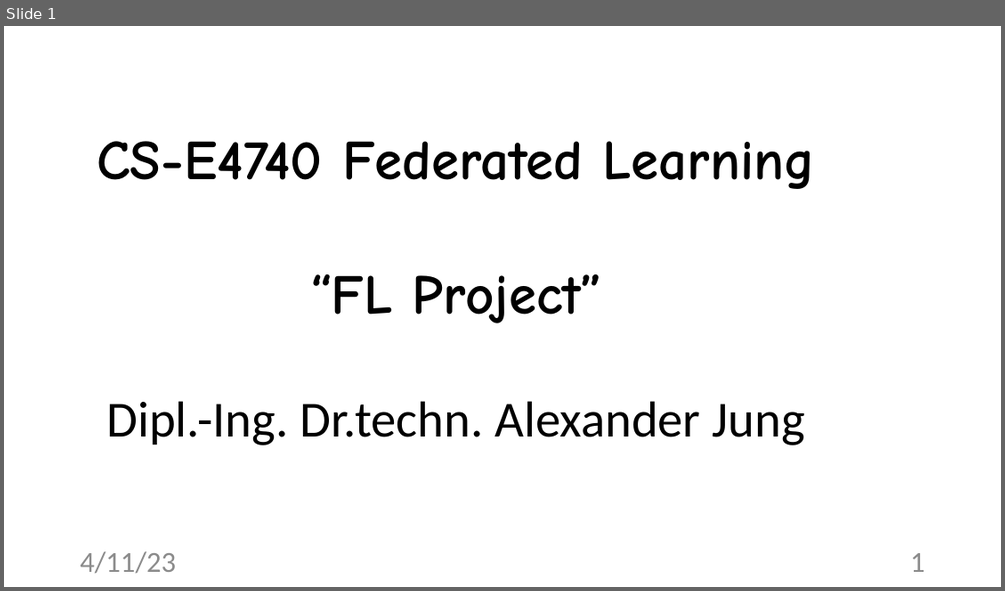
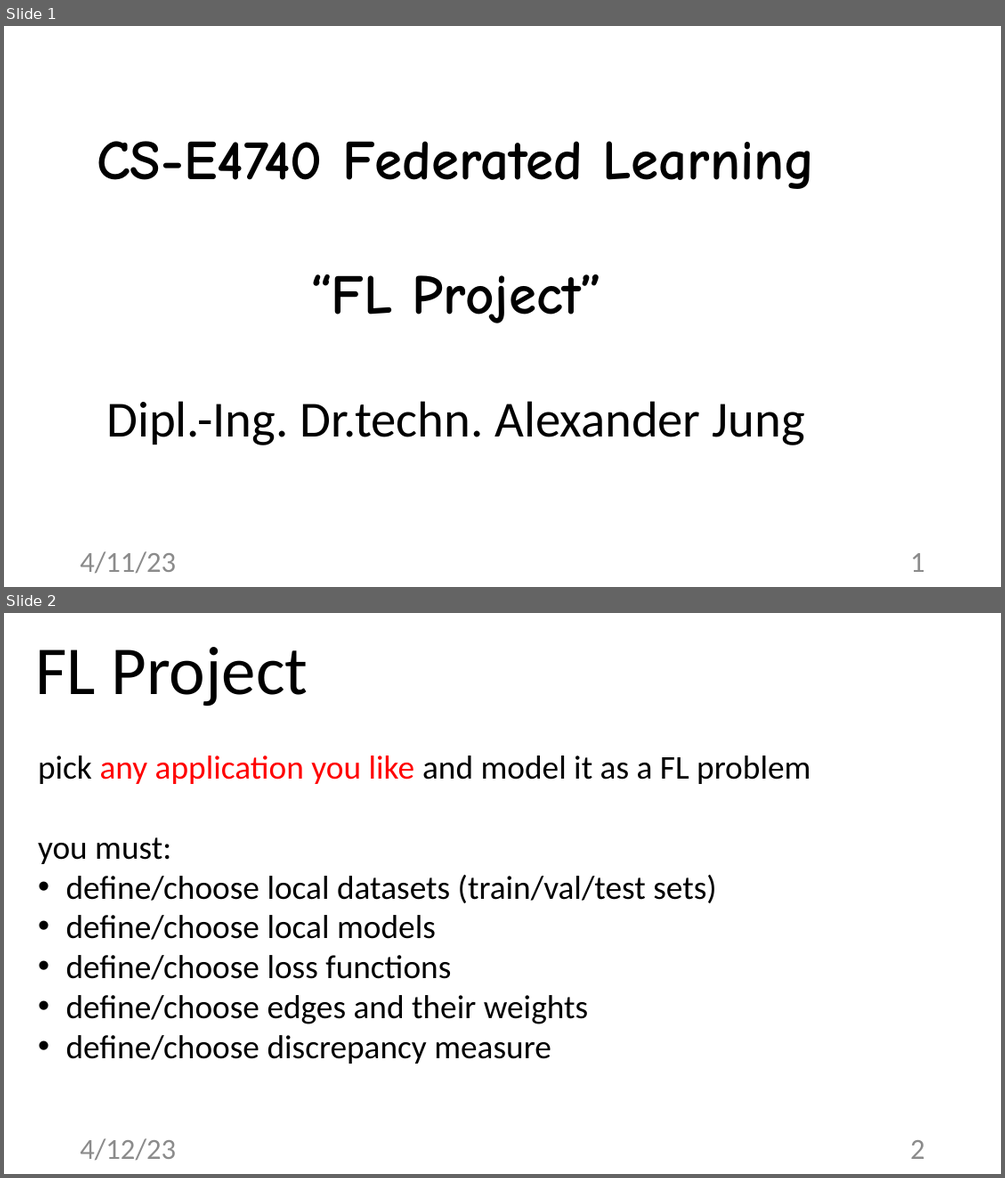
Before and after one commit to alexjungaalto/FederatedLearning, a slide deck: slides/CS-E4740_FLProject.pptx. Shown one above the other, each under a label of ours: slide 1 before the commit, slides 1 and 2 after it. The pictures are 1005x591 and 1005x1178 pixels, drawn with LibreOffice and Linux fonts; fonts in the diff are those of the drawing. Boxes give left, top, right and bottom in pixels: in the first picture for what was removed or moved away, otherwise in the second. Text is boxed around its words. In the diff, an @@ line names an element or a change of style, - is before the commit and + after.

```diff
--- a/slides/CS-E4740_FLProject.pptx
+++ b/slides/CS-E4740_FLProject.pptx
@@ slide 2 added at (4,613,1001,1174), background #FFFFFF @@
@@ text added at (35,647,308,706), 66 pt, text #000000 @@
+FL Project
@@ text added at (38,755,810,1063), 32 pt, text #000000 @@
+pick any application you like and model it as a FL problem
+you must:
+• define/choose local datasets (train/val/test sets)
+• define/choose local models
+• define/choose loss functions
+• define/choose edges and their weights
+• define/choose discrepancy measure
@@ text added at (80,1138,176,1160), 28 pt, text #8C8C8C @@
+4/12/23
@@ page number added at (910,1140,925,1159), 28 pt, text #8C8C8C @@
+2
```
Also in this commit, not shown: 4 slides changed, 16 other slides added, 3 other files.
